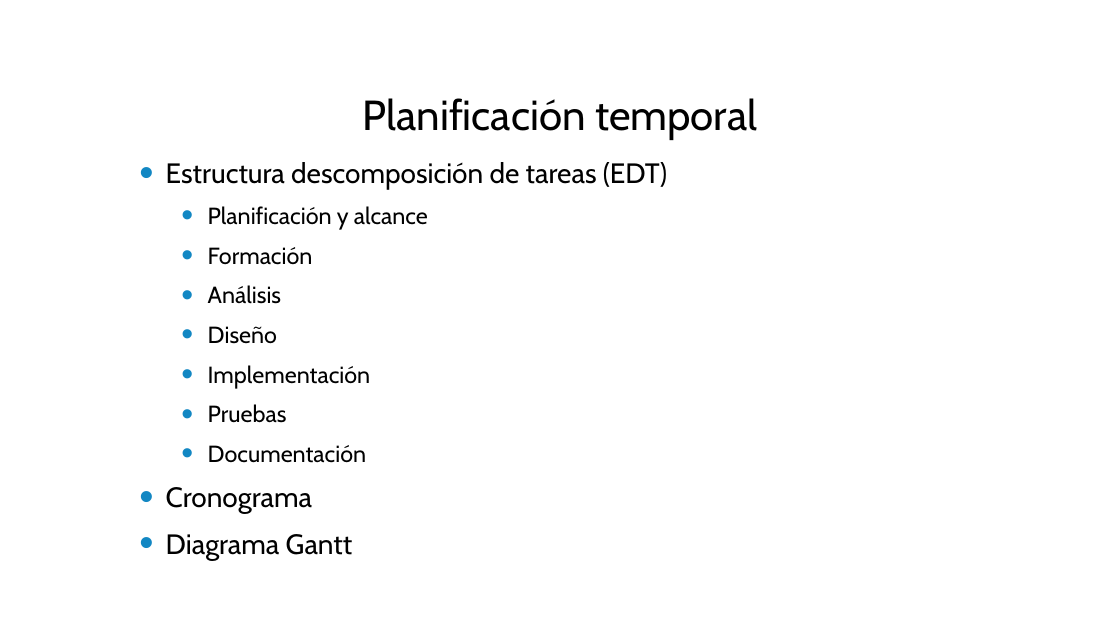
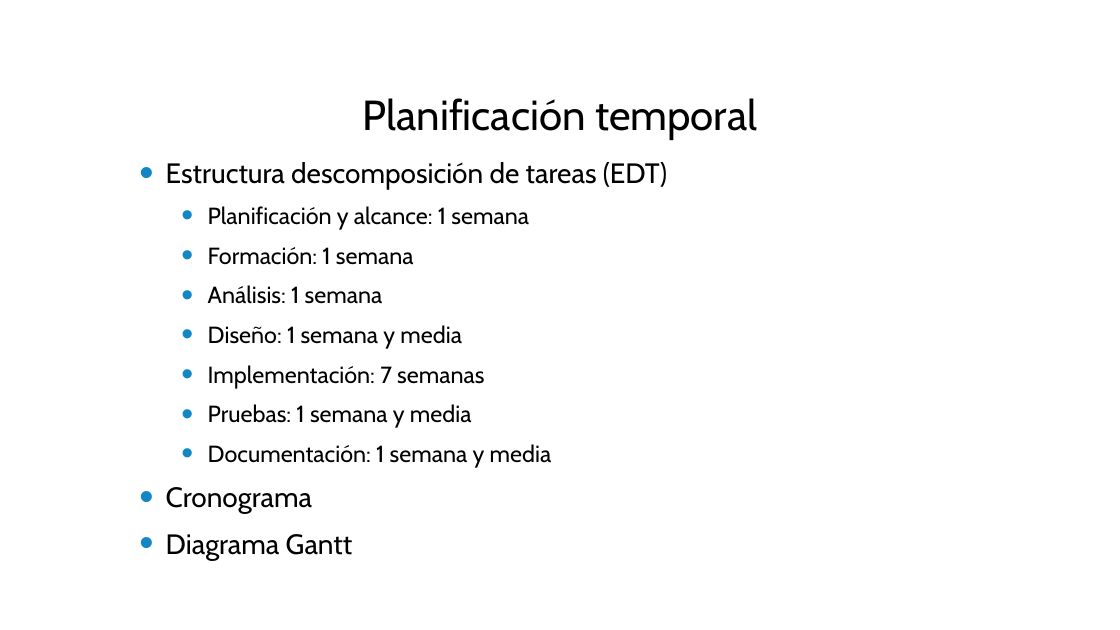
Before and after one commit to cesarpomar/Perldoop2-tfg, a slide deck: slide 11 of doc/Presentacion.pptx (slide 10 before the commit). Drawn at 1120x630 pixels with LibreOffice and Linux fonts; fonts in the diff are those of the drawing; background and template pictures are left out. Boxes give left, top, right and bottom in pixels: in the first picture for what was removed or moved away, otherwise in the second. Text is boxed around its words. In the diff, an @@ line names an element or a change of style, - is before the commit and + after.

```diff
--- a/doc/Presentacion.pptx
+++ b/doc/Presentacion.pptx
@@ text at [208, 206, 552, 468]: text changed @@
-  • Planificación y alcance
-  • Formación
-  • Análisis
-  • Diseño
-  • Implementación
-  • Pruebas
-  • Documentación
+  • Planificación y alcance: 1 semana
+  • Formación: 1 semana
+  • Análisis: 1 semana
+  • Diseño: 1 semana y media
+  • Implementación: 7 semanas
+  • Pruebas: 1 semana y media
+  • Documentación: 1 semana y media
```
Also in this commit, not shown: 6 other slides changed, 1 slide added, 1 other file.
